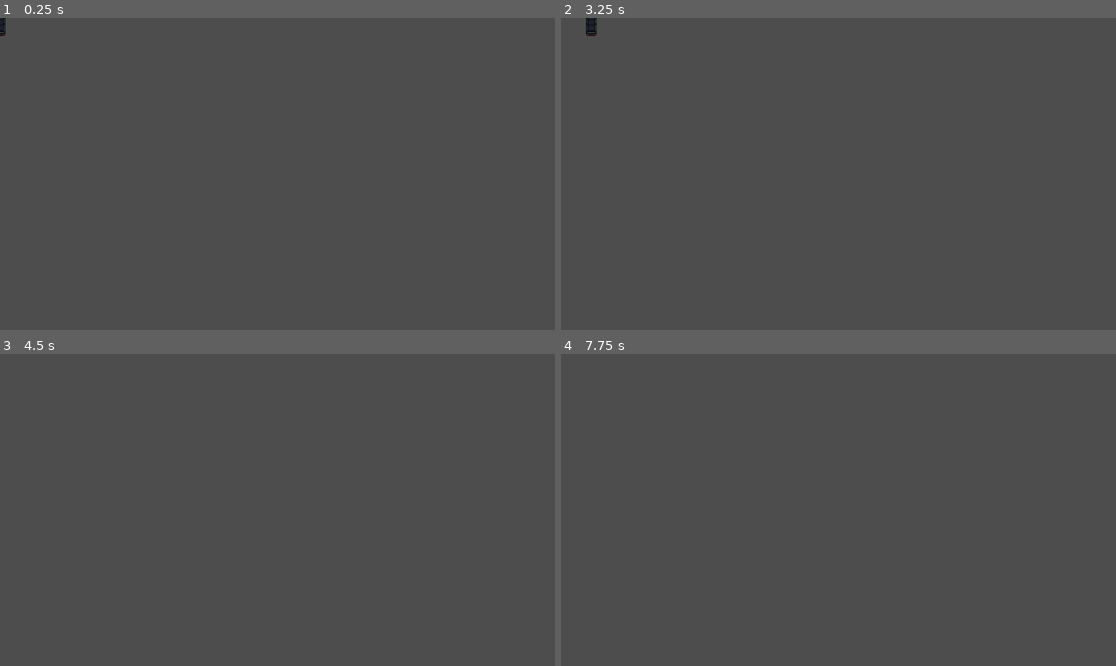
Above: before the commit, frames 1-4 (two rows, left to right).
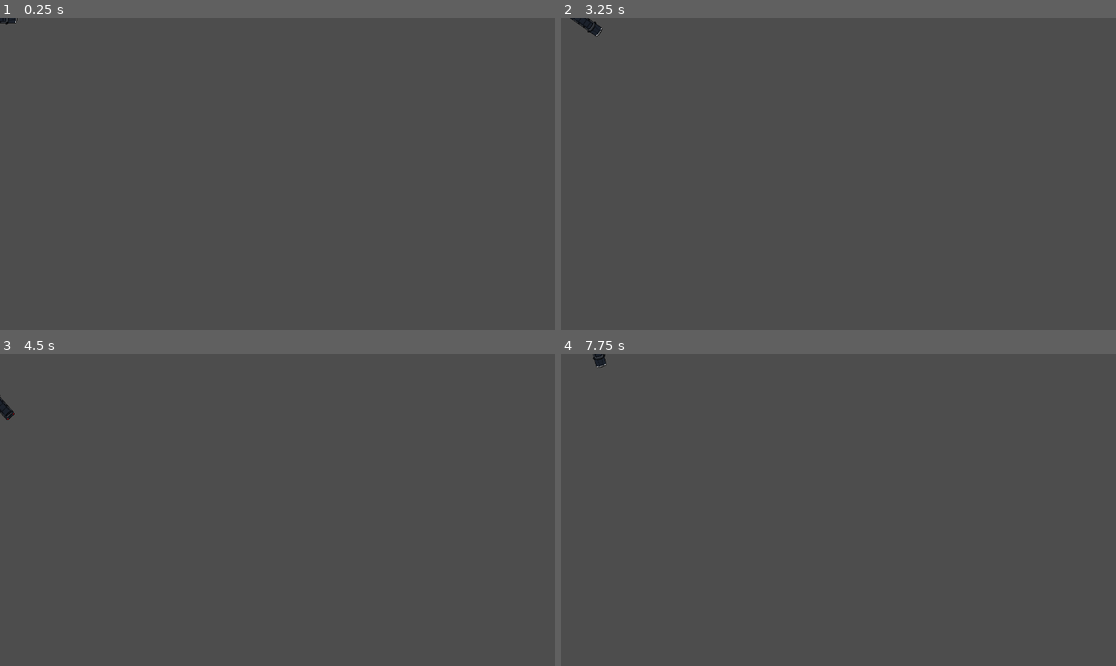
Above: after the commit, the same moments.

Repository: Vinnnnnnnie/LD58-trash-man
Game: Godot game, scene res://Actors/GarbageTruck.tscn
The game is run twice, just before and just after one commit, with the same random seed, the same clock (stepped at 60 frames per second) and the same inputs.
Inputs:
- Up to frame 1 (0.25 s): no input
- Up to frame 2 (3.25 s): tap Enter at 0.5, 2 s; hold D (turn_right) 0.53-1.28 s; tap Space at 1.25, 2.75 s; hold A (turn_left) 1.28-2.03 s; hold D (turn_right) 2.03-2.78 s; hold W (forward) from 2.78 s (still down)
- Up to frame 3 (4.5 s): release W (forward) at 3.53 s; hold A (turn_left) from 3.53 s (still down)
- Up to frame 4 (7.75 s): tap Enter at 5 s; tap Space at 5.75 s; release A (turn_left) at 5.78 s; hold D (turn_right) 5.78-6.53 s; hold W (forward) 6.53-7.28 s; hold D (turn_right) from 7.28 s (still down)

The runs differ from the first frame. In frame 1, less than 0.1% of the frame differs, in the area x 0-4%, y 0-6%; in frame 2, 0.1%, in the area x 1-8%, y 0-7%; in frame 3, 0.1%; in frame 4, less than 0.1%.

Commit message:
cringe garbage truck wont drift

Diff:
--- a/Actors/GarbageTruck.tscn
+++ b/Actors/GarbageTruck.tscn
@@ -9,6 +9,14 @@
 @export var steering_angle = 15
 @export var speed = 300.0
 @export var acceleration_power = 600
+@export var friction = -55
+@export var drag = -0.06
+@export var braking = -450
+@export var max_speed_reverse = 250
+var slip_speed = 400  # Speed where traction is reduced
+var traction_fast = 2.5 # High-speed traction
+var traction_slow = 10  # Low-speed traction
+
 var acceleration = Vector2.ZERO
 var steer_direction
 
@@ -16,18 +24,25 @@
 	# Get the input direction and handle the movement/deceleration.
 	acceleration = Vector2.ZERO
 	get_input()
-	calculate_steering(delta)
+	apply_friction(delta)
+	new_calculate_steering(delta)
 	velocity += acceleration * delta
 
 	# As good practice, you should replace UI actions with custom gameplay actions.
 	move_and_slide()
-
+func apply_friction(delta):
+	if acceleration == Vector2.ZERO and velocity.length() < 50:
+		velocity = Vector2.ZERO
+	var friction_force = velocity * friction * delta
+	var drag_force = velocity * velocity.length() * drag * delta
+	acceleration += drag_force + friction_force
 func get_input():
 	var turn = Input.get_axis('turn_left', 'turn_right')
 	steer_direction = turn * deg_to_rad(steering_angle)
 	if Input.is_action_pressed(\"forward\"):
 		acceleration = transform.x * acceleration_power
-
+	if Input.is_action_pressed(\"backward\"):
+		acceleration = transform.x * braking
 
 func calculate_steering(delta):
 	var rear_wheel = position - transform.x * wheel_base / 2
@@ -37,9 +52,31 @@
 	front_wheel += velocity.rotated(steer_direction) * delta
 
 	var new_heading = rear_wheel.direction_to(front_wheel)
+	var d = new_heading.dot(velocity.normalized())
+	if d > 0:
+		velocity = new_heading * velocity.length()
+	if d< 0:
+		velocity = -new_heading * min(velocity.length(), max_speed_reverse)
+	rotation = new_heading.angle()
 
-	velocity = new_heading * velocity.length()
+func new_calculate_steering(delta):
+	var rear_wheel = position - transform.x * wheel_base / 2.0
+	var front_wheel = position + transform.x * wheel_base / 2.0
+	rear_wheel += velocity * delta
+	front_wheel += velocity.rotated(steering_angle) * delta
+	var new_heading = rear_wheel.direction_to(front_wheel)
+	var d = new_heading.dot(velocity.normalized())
+
+	# choose which traction value to use - at lower speeds, slip should be low
+	var traction = traction_slow
+	if velocity.length() > slip_speed:
+		traction = traction_fast
+	if d > 0:
+		velocity = lerp(velocity, new_heading * velocity.length(), traction * delta)
+	if d < 0:
+		velocity = -new_heading * min(velocity.length(), max_speed_reverse)
 	rotation = new_heading.angle()
+
 
 "
 
@@ -47,9 +84,11 @@
 script = SubResource("GDScript_7822p")
 
 [node name="Sprite2D" type="Sprite2D" parent="."]
+rotation = 1.5707964
 scale = Vector2(0.109375, 0.15625)
 texture = ExtResource("1_h4y3w")
 
 [node name="CollisionPolygon2D" type="CollisionPolygon2D" parent="."]
+rotation = 1.5707964
 scale = Vector2(0.109375, 0.15625)
 polygon = PackedVector2Array(53.5, -231.5, -54.5, -231.5, -54.5, -228.5, -56, -223.5, -93.3, -223.5, -96.5, -220.3, -96 …(727 unchanged characters)…
--- /dev/null
+++ b/car.tscn
@@ -0,0 +1,74 @@
+[gd_scene load_steps=4 format=3 uid="uid://xty5mwlrbiph"]
+
+[ext_resource type="Texture2D" uid="uid://r2aex2hxhqtd" path="res://icon.svg" id="1_7822p"]
+
+[sub_resource type="GDScript" id="GDScript_7822p"]
+script/source = "extends CharacterBody2D
+
+@export var wheel_base = 70
+@export var steering_angle = 15
+@export var speed = 300.0
+@export var acceleration_power = 600
+@export var friction = -55
+@export var drag = -0.06
+@export var braking = -450
+@export var max_speed_reverse = 250
+
+
+var acceleration = Vector2.ZERO
+var steer_direction
+
+func _physics_process(delta: float) -> void:
+	# Get the input direction and handle the movement/deceleration.
+	acceleration = Vector2.ZERO
+	get_input()
+	apply_friction(delta)
+	calculate_steering(delta)
+	velocity += acceleration * delta
+
+	# As good practice, you should replace UI actions with custom gameplay actions.
+	move_and_slide()
+func apply_friction(delta):
+	if acceleration == Vector2.ZERO and velocity.length() < 50:
+		velocity = Vector2.ZERO
+	var friction_force = velocity * friction * delta
+	var drag_force = velocity * velocity.length() * drag * delta
+	acceleration += drag_force + friction_force
+func get_input():
+	var turn = Input.get_axis('turn_left', 'turn_right')
+	steer_direction = turn * deg_to_rad(steering_angle)
+	if Input.is_action_pressed(\"forward\"):
+		acceleration = transform.x * acceleration_power
+	if Input.is_action_pressed(\"backward\"):
+		acceleration = transform.x * braking
+
+func calculate_steering(delta):
+	var rear_wheel = position - transform.x * wheel_base / 2
+	var front_wheel = position + transform.x * wheel_base / 2
+
+	rear_wheel += velocity * delta
+	front_wheel += velocity.rotated(steer_direction) * delta
+
+	var new_heading = rear_wheel.direction_to(front_wheel)
+	var d = new_heading.dot(velocity.normalized())
+	if d > 0:
+		velocity = new_heading * velocity.length()
+	if d< 0:
+		velocity = -new_heading * min(velocity.length(), max_speed_reverse)
+	rotation = new_heading.angle()
+
+"
+
+[sub_resource type="RectangleShape2D" id="RectangleShape2D_uoj53"]
+size = Vector2(56, 32)
+
+[node name="car" type="CharacterBody2D"]
+script = SubResource("GDScript_7822p")
+
+[node name="Sprite2D" type="Sprite2D" parent="."]
+scale = Vector2(0.43750003, 0.25)
+texture = ExtResource("1_7822p")
+
+[node name="CollisionShape2D" type="CollisionShape2D" parent="."]
+scale = Vector2(0.99999994, 0.99999994)
+shape = SubResource("RectangleShape2D_uoj53")
--- /dev/null
+++ b/garbage.tscn
@@ -0,0 +1,41 @@
+[gd_scene load_steps=4 format=3 uid="uid://bujtqabv6xvay"]
+
+[ext_resource type="Texture2D" uid="uid://r2aex2hxhqtd" path="res://icon.svg" id="1_ae5me"]
+
+[sub_resource type="GDScript" id="GDScript_ylab2"]
+resource_name = "garbage"
+script/source = "extends Area2D
+
+
+# Called when the node enters the scene tree for the first time.
+func _ready() -> void:
+	pass # Replace with function body.
+
+
+# Called every frame. 'delta' is the elapsed time since the previous frame.
+func _process(delta: float) -> void:
+	pass
+
+
+func _on_body_entered(body: Node2D) -> void:
+	collected()
+	pass # Replace with function body.
+
+func collected():
+	print('collected')
+"
+
+[sub_resource type="CircleShape2D" id="CircleShape2D_lauih"]
+radius = 12.0
+
+[node name="garbage" type="Area2D"]
+script = SubResource("GDScript_ylab2")
+
+[node name="CollisionShape2D" type="CollisionShape2D" parent="."]
+shape = SubResource("CircleShape2D_lauih")
+
+[node name="Sprite2D" type="Sprite2D" parent="."]
+scale = Vector2(0.15625, 0.15625)
+texture = ExtResource("1_ae5me")
+
+[connection signal="body_entered" from="." to="." method="_on_body_entered"]
